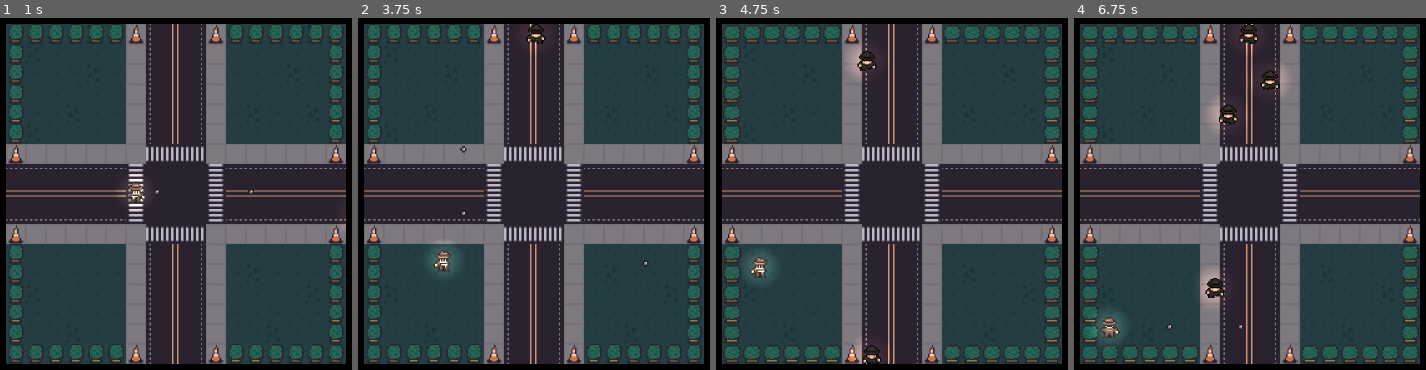
Above: before the commit, frames 1-4 (left to right).
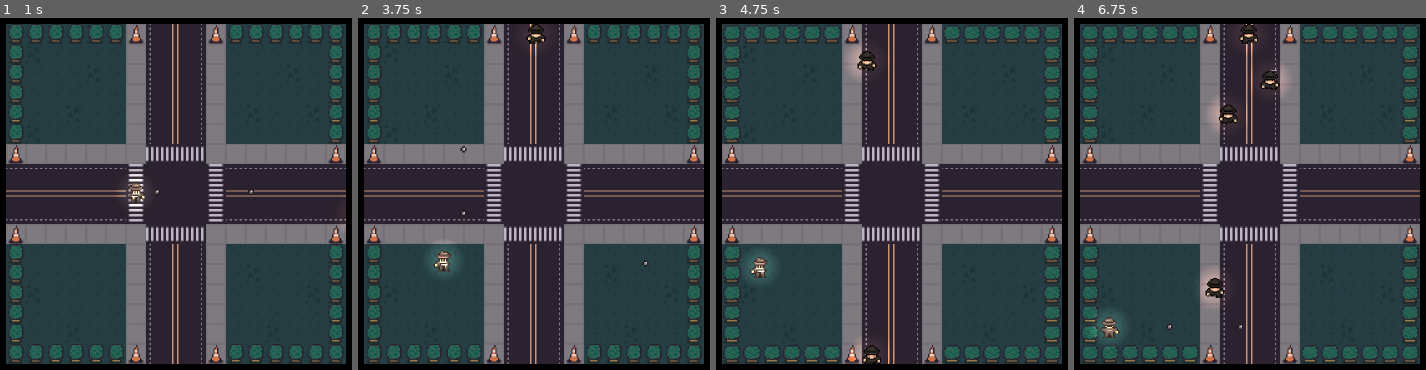
Above: after the commit, the same moments.

Repository: jasongottt/dew
Game: Godot game, scene res://scenes/lvl1.tscn
Same seed, same stepped clock (60 frames per second), same inputs: the game is played once before the commit and once after it.
Inputs:
- Up to frame 1 (1 s): tap Enter at 0.5 s; hold Right (right) from 0.53 s (still down); hold A (a) from 0.53 s (still down); tap D (d) at 0.8 s
- Up to frame 2 (3.75 s): release Right (right) at 1.28 s; release A (a) at 1.28 s; hold Down (down) 1.28-2.03 s; tap D (d) at 1.35 s; tap S (s) at 1.55 s; hold Right (right) 2.03-2.78 s; hold S (s) 2.03-2.78 s; tap W (w) at 2.3, 2.85 s; hold Up (up) 2.78-3.53 s; tap A (a) at 3.05 s; hold Left (left) from 3.53 s (still down); hold A (a) from 3.53 s (still down)
- Up to frame 3 (4.75 s): keep holding Left (left); tap D (d) at 3.8, 4.35 s; release A (a) at 4.28 s; tap S (s) at 4.55 s
- Up to frame 4 (6.75 s): release Left (left) at 5.03 s; hold Down (down) 5.03-5.78 s; hold S (s) 5.03-5.78 s; tap W (w) at 5.3, 5.85 s; hold Right (right) 5.78-6.53 s; tap A (a) at 6.05 s; hold Up (up) from 6.53 s (still down); hold A (a) from 6.53 s (still down)

Frame 1 is identical in both runs. In frame 2, less than 0.1% of the frame differs, in the area x 47-54%, y 5-8%; in frame 3, less than 0.1%; in frame 4, 0.2%, in the area x 37-59%, y 5-80%.

Commit message:
enemy death animation

Diff:
--- a/scenes/basicEnemy.tscn
+++ b/scenes/basicEnemy.tscn
@@ -3,6 +3,30 @@
 [ext_resource type="Texture2D" uid="uid://cjt8nslnir1g6" path="res://sprites/light.webp" id="1_j0e3d"]
 [ext_resource type="Script" uid="uid://bd4r10h1j47fr" path="res://scripts/basic_enemy.gd" id="1_nxt13"]
 [ext_resource type="Texture2D" uid="uid://cux5a4gok070l" path="res://sprites/enemy1.png" id="1_p4w0v"]
+
+[sub_resource type="AtlasTexture" id="AtlasTexture_hkddv"]
+atlas = ExtResource("1_p4w0v")
+region = Rect2(32, 16, 16, 16)
+
+[sub_resource type="AtlasTexture" id="AtlasTexture_v7e8l"]
+atlas = ExtResource("1_p4w0v")
+region = Rect2(48, 16, 16, 16)
+
+[sub_resource type="AtlasTexture" id="AtlasTexture_la0l3"]
+atlas = ExtResource("1_p4w0v")
+region = Rect2(64, 16, 16, 16)
+
+[sub_resource type="AtlasTexture" id="AtlasTexture_iqqqh"]
+atlas = ExtResource("1_p4w0v")
+region = Rect2(80, 16, 16, 16)
+
+[sub_resource type="AtlasTexture" id="AtlasTexture_1b0q6"]
+atlas = ExtResource("1_p4w0v")
+region = Rect2(96, 16, 16, 16)
+
+[sub_resource type="AtlasTexture" id="AtlasTexture_2tahf"]
+atlas = ExtResource("1_p4w0v")
+region = Rect2(112, 16, 16, 16)
 
 [sub_resource type="AtlasTexture" id="AtlasTexture_nxt13"]
 atlas = ExtResource("1_p4w0v")
@@ -14,6 +38,29 @@
 
 [sub_resource type="SpriteFrames" id="SpriteFrames_6pnyy"]
 animations = [{
+"frames": [{
+"duration": 1.0,
+"texture": SubResource("AtlasTexture_hkddv")
+}, {
+"duration": 1.0,
+"texture": SubResource("AtlasTexture_v7e8l")
+}, {
+"duration": 1.0,
+"texture": SubResource("AtlasTexture_la0l3")
+}, {
+"duration": 1.0,
+"texture": SubResource("AtlasTexture_iqqqh")
+}, {
+"duration": 1.0,
+"texture": SubResource("AtlasTexture_1b0q6")
+}, {
+"duration": 1.0,
+"texture": SubResource("AtlasTexture_2tahf")
+}],
+"loop": false,
+"name": &"death",
+"speed": 5.0
+}, {
 "frames": [{
 "duration": 1.0,
 "texture": SubResource("AtlasTexture_nxt13")
@@ -44,9 +91,10 @@
 
 [node name="AnimatedSprite2D" type="AnimatedSprite2D" parent="." unique_id=1179083772]
 sprite_frames = SubResource("SpriteFrames_6pnyy")
-animation = &"walk"
+animation = &"death"
 autoplay = "walk"
-frame_progress = 0.6322646
+frame = 5
+frame_progress = 1.0
 
 [node name="CollisionShape2D" type="CollisionShape2D" parent="." unique_id=264125637]
 position = Vector2(0.3999999, 1.9073484e-07)
Binary file changed: sprites/enemy1.png
